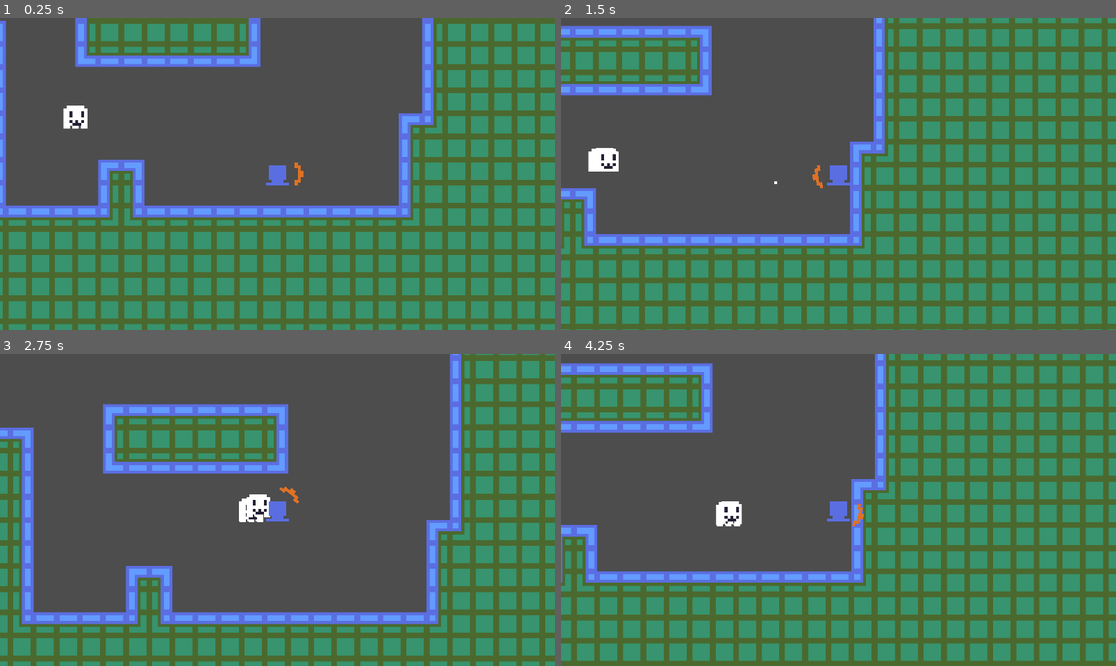
Above: before the commit, frames 1-4 (two rows, left to right).
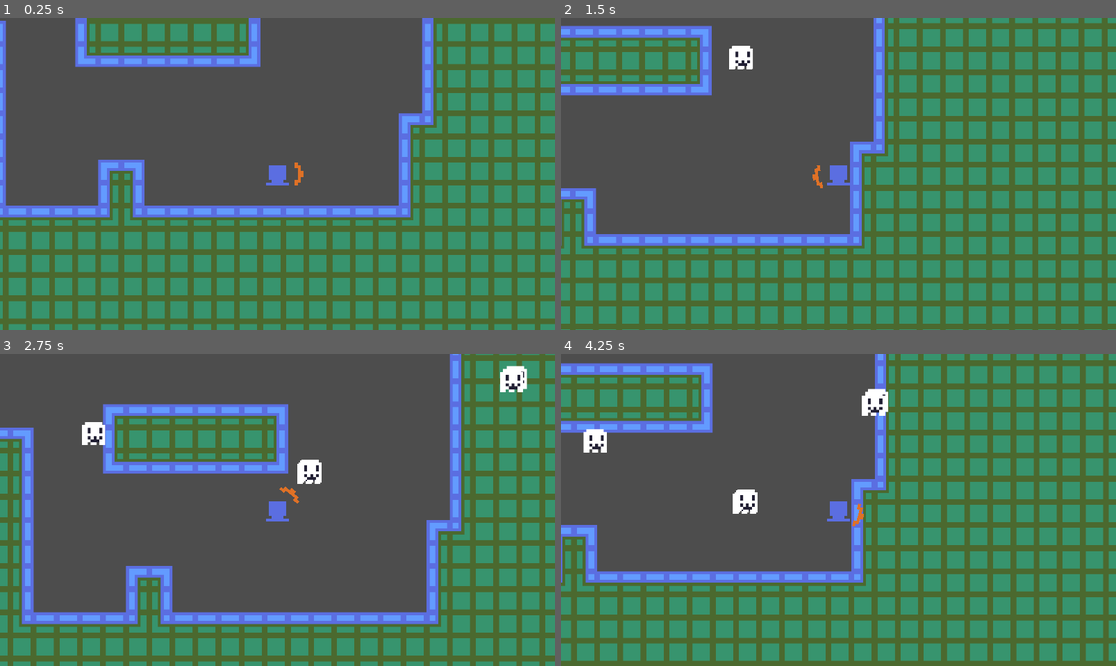
Above: after the commit, the same moments.

Repository: appellatebaton0/threelette
Game: Godot game, scene res://scene/main.tscn
Same seed, same stepped clock (60 frames per second), same inputs: the game is played once before the commit and once after it.
Inputs (mouse positions are in pixels of both pictures, inside the frame that each line leads up to):
- Up to frame 1 (0.25 s): no input
- Up to frame 2 (1.5 s): tap Enter at 0.5 s; move the mouse to (960, 158) at 0.52 s; press the mouse at (960, 158) at 0.53 s; hold D (Right) from 0.53 s (still down); tap Space (Jump) at 0.77 s; move the mouse to (727, 189) at 1.27 s; release the mouse at (727, 189) at 1.28 s; click (727, 189) at 1.35 s
- Up to frame 3 (2.75 s): tap Space (Jump) at 1.52 s; move the mouse to (333, 441) at 2.02 s; release D (Right) at 2.03 s; press the mouse at (333, 441) at 2.03 s; hold A (Left) from 2.03 s (still down)
- Up to frame 4 (4.25 s): move the mouse to (810, 572) at 2.77 s; release A (Left) at 2.78 s; release the mouse at (810, 572) at 2.78 s; hold D (Right) from 2.78 s (still down); click (810, 572) at 2.85 s; tap Space (Jump) at 3.02, 3.77 s; move the mouse to (1005, 556) at 3.52 s; press the mouse at (1005, 556) at 3.53 s

The runs differ from the first frame. In frame 1, 0.3% of the frame differs, in the area x 11-16%, y 28-36%; in frame 2, 0.7%; in frame 3, 1.4%, in the area x 14-95%, y 3-54%; in frame 4, 1.3%.

Commit message:
v.0.1.2 - Weekend Progress 2
Some tweaking, a start to wave code.

Diff:
--- a/project.godot
+++ b/project.godot
@@ -54,6 +54,7 @@
 Fire={
 "deadzone": 0.2,
 "events": [Object(InputEventMouseButton,"resource_local_to_scene":false,"resource_name":"","device":-1,"window_id":0,"a …(258 unchanged characters)…
+, Object(InputEventKey,"resource_local_to_scene":false,"resource_name":"","device":-1,"window_id":0,"alt_pressed":false,"shift_pressed":false,"ctrl_pressed":false,"meta_pressed":false,"pressed":false,"keycode":0,"physical_keycode":70,"key_label":0,"unicode":102,"location":0,"echo":false,"script":null)
 ]
 }
 
--- a/scene/main.tscn
+++ b/scene/main.tscn
@@ -2,9 +2,9 @@
 
 [ext_resource type="Script" uid="uid://r4lylcgp4v8e" path="res://script/main.gd" id="1_itxqv"]
 [ext_resource type="Texture2D" uid="uid://clsf5vp74l5f2" path="res://asset/tileset.png" id="2_wp4xf"]
-[ext_resource type="PackedScene" uid="uid://c0fs5pamqm6sx" path="res://scene/components/ghost.tscn" id="3_0ha60"]
 [ext_resource type="PackedScene" uid="uid://bfbvhqur3fi7d" path="res://scene/player.tscn" id="3_brvut"]
 [ext_resource type="Script" uid="uid://1cn1q2fm1xn1" path="res://script/camera.gd" id="4_brvut"]
+[ext_resource type="PackedScene" uid="uid://comeaqsiemhi3" path="res://scene/wave_spawner.tscn" id="6_4j5ol"]
 
 [sub_resource type="TileSetAtlasSource" id="TileSetAtlasSource_brvut"]
 texture = ExtResource("2_wp4xf")
@@ -169,21 +169,29 @@
 tile_map_data = PackedByteArray("AAACAAIAAAAAAAAAAAABAAIAAAAAAAAAAAAAAAEAAAAAAAAAAQD//wEAAAAAAAAAAwD//wAAAAABAAAAAwAAAA …(8448 unchanged characters)…
 tile_set = SubResource("TileSet_0ha60")
 
-[node name="Ghost" parent="World" instance=ExtResource("3_0ha60")]
-position = Vector2(-21, -16)
-
-[node name="Ghost2" parent="World" instance=ExtResource("3_0ha60")]
-position = Vector2(-21, -16)
-
-[node name="Ghost3" parent="World" instance=ExtResource("3_0ha60")]
-position = Vector2(-21, -16)
-
 [node name="Player" parent="World" groups=["Player"] instance=ExtResource("3_brvut")]
 position = Vector2(54, -1)
 
 [node name="Camera2D" type="Camera2D" parent="World/Player" groups=["Camera"]]
 zoom = Vector2(10, 10)
 script = ExtResource("4_brvut")
+
+[node name="WaveSpawner" parent="World" instance=ExtResource("6_4j5ol")]
+
+[node name="Spawnpoint" type="Node2D" parent="World/WaveSpawner"]
+position = Vector2(86, -18)
+
+[node name="Spawnpoint2" type="Node2D" parent="World/WaveSpawner"]
+position = Vector2(48, -75)
+
+[node name="Spawnpoint3" type="Node2D" parent="World/WaveSpawner"]
+position = Vector2(-77, -66)
+
+[node name="Spawnpoint4" type="Node2D" parent="World/WaveSpawner"]
+position = Vector2(-29, -107)
+
+[node name="Spawnpoint5" type="Node2D" parent="World/WaveSpawner"]
+position = Vector2(174, -103)
 
 [node name="UI" type="Control" parent="."]
 visible = false
--- /dev/null
+++ b/scene/wave_spawner.tscn
@@ -0,0 +1,6 @@
+[gd_scene load_steps=2 format=3 uid="uid://comeaqsiemhi3"]
+
+[ext_resource type="Script" uid="uid://ehyd6eic6by7" path="res://script/wave_spawner.gd" id="1_1wvnn"]
+
+[node name="WaveSpawner" type="Node2D"]
+script = ExtResource("1_1wvnn")
--- a/script/bullet.gd
+++ b/script/bullet.gd
@@ -4,5 +4,12 @@
 var fire_direction:Vector2
 var initial_velocity:Vector2
 
+const LIFETIME:float = 6.0
+var life_left:float = LIFETIME
+
 func _process(delta: float) -> void:
 	global_position += initial_velocity * delta
+
+	life_left = move_toward(life_left, 0, delta)
+	if life_left == 0:
+		queue_free()
--- a/script/components/shoot_component.gd
+++ b/script/components/shoot_component.gd
@@ -1,5 +1,8 @@
 extends Component
 class_name ShootComponent
+
+@export var fire_rate = 1.0
+var fire_delay = 0.0
 
 @onready var player:Player = get_parent()
 @onready var camera:Camera = get_tree().get_first_node_in_group("Camera")
@@ -37,7 +40,9 @@
 
 func _process(delta: float) -> void:
 
-	if Input.is_action_just_pressed("Fire"):
+	if Input.is_action_pressed("Fire") and fire_delay <= 0:
 		fire_bullet()
+		fire_delay = fire_rate
 
 	me.look_at(get_mouse_position())
+	fire_delay = move_toward(fire_delay, 0 , delta)
--- /dev/null
+++ b/script/wave_spawner.gd
@@ -0,0 +1,45 @@
+extends Node2D
+class_name WaveSpawner
+
+signal round_started
+
+@onready var spawnpoints:Array[Vector2] = get_spawnpoints()
+func get_spawnpoints() -> Array[Vector2]:
+	var spawnpoints:Array[Vector2]
+
+	for child in get_children():
+		if child is Node2D:
+			spawnpoints.append(child.global_position)
+
+	return spawnpoints
+
+var enemy_options:Array[PackedScene] = [load("res://scene/ghost.tscn")]
+
+func spawn_enemy_at(position:Vector2):
+	var new:Ghost = enemy_options.pick_random().instantiate()
+
+	new.global_position = position
+	add_sibling(new)
+
+	return new
+
+func spawn_round(round_number:int):
+	var spawn_options = spawnpoints.duplicate()
+
+	for i in range(round_number):
+		if len(spawn_options) <= 0:
+			print(spawn_options)
+			spawn_options = spawnpoints.duplicate()
+
+		var spawn_at = spawnpoints.pick_random()
+		spawn_enemy_at(spawn_at)
+
+		spawn_options.erase(spawn_at)
+
+	round_started.emit()
+
+var e = false
+func _process(delta: float) -> void:
+	if not e:
+		spawn_round(5)
+		e = true
Renamed: scene/components/ghost.tscn -> scene/ghost.tscn
Not shown, added: script/wave_spawner.gd.uid
